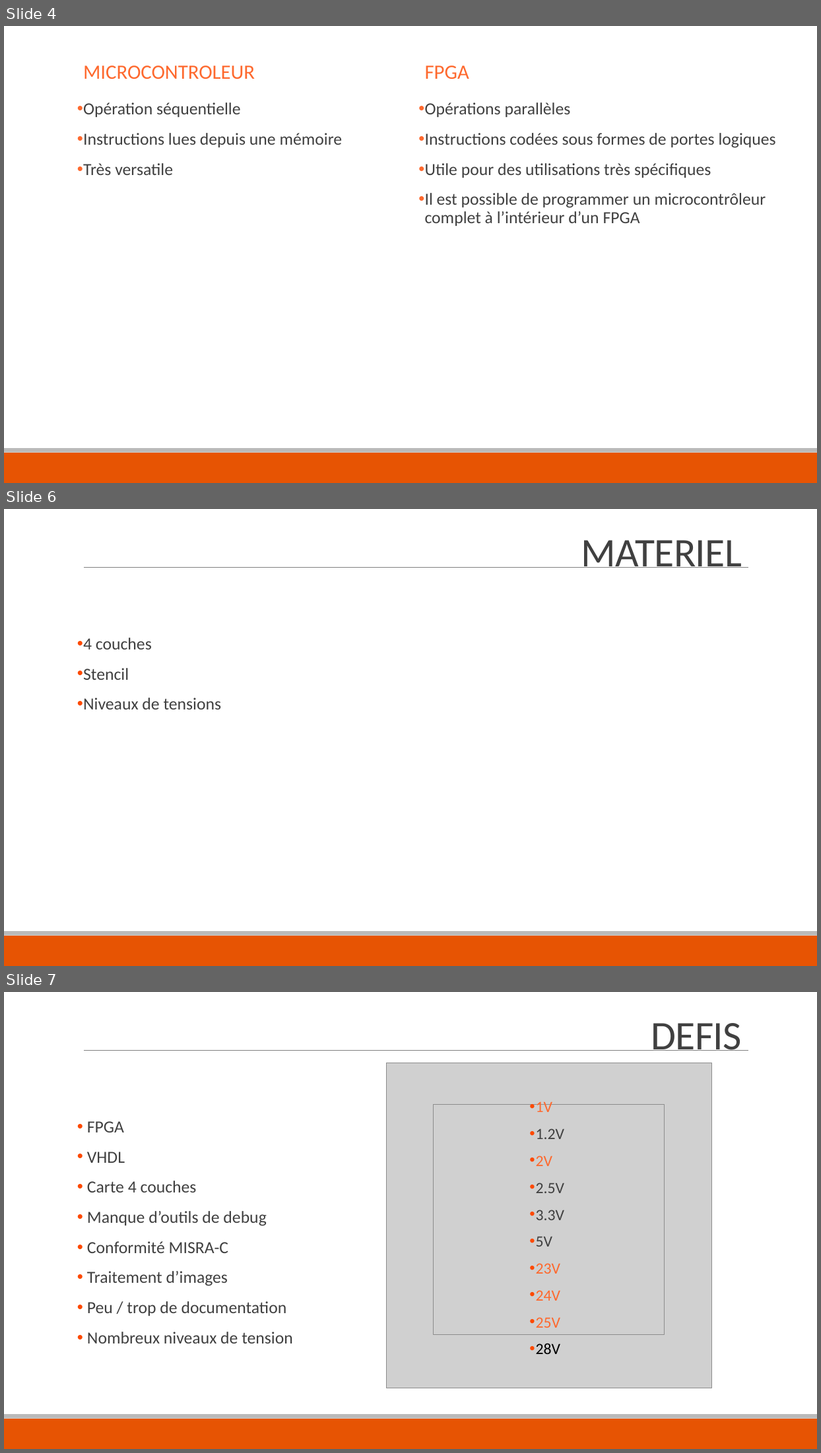
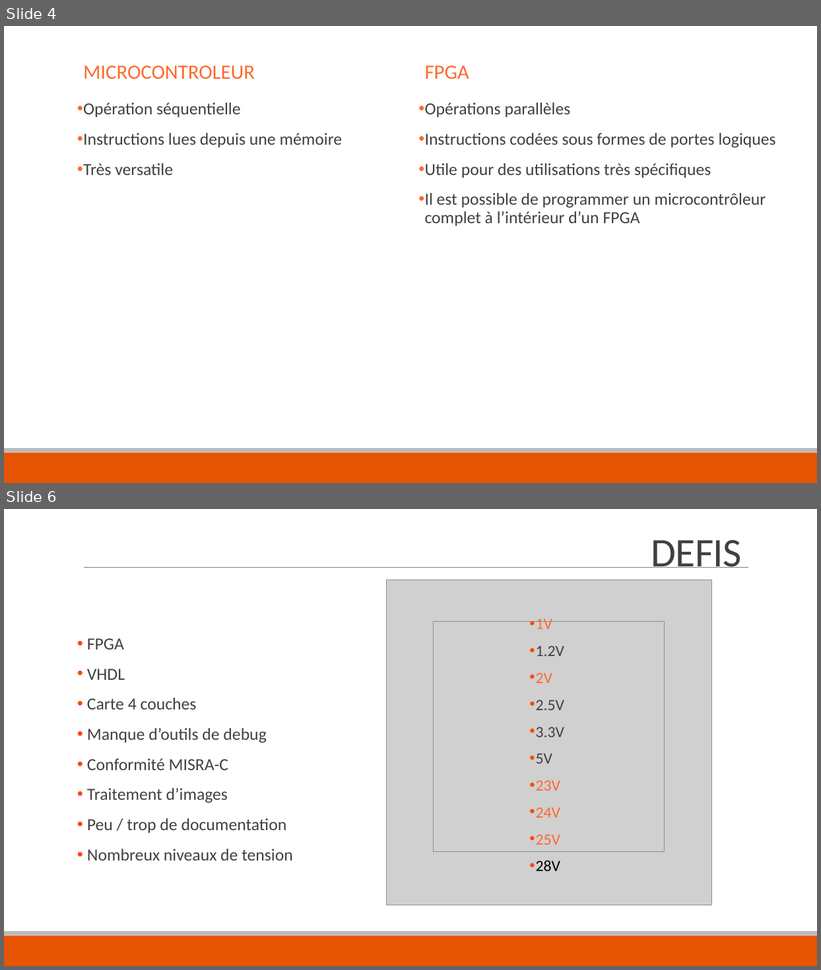
Before and after one commit to graphbit/GraphBit-V1, a slide deck: Doc/PowerPoint.pptx. Shown one above the other, each under a label of ours: slides 4, 6 and 7 before the commit, slides 4 and 6 after it; the slides between them are not shown. The pictures are 821x1453 and 821x970 pixels, drawn with LibreOffice and Linux fonts; fonts in the diff are those of the drawing; grey boxes stand for pictures; background and template pictures are left out. Boxes give left, top, right and bottom in pixels: in the first picture for what was removed or moved away, otherwise in the second. Text is boxed around its words. In the diff, an @@ line names an element or a change of style, - is before the commit and + after.

```diff
--- a/Doc/PowerPoint.pptx
+++ b/Doc/PowerPoint.pptx
@@ slide 6 removed at (4, 509, 817, 966), background #FFFFFF; not listed: 3 template elements that a slide beside it also shows @@
@@ title removed at (581, 540, 742, 568) @@
-MATERIEL
@@ text removed at (83, 638, 222, 710) @@
-• 4 couches
-• Stencil
-• Niveaux de tensions
@@ what was slide 7 is now slide 6 @@
```
